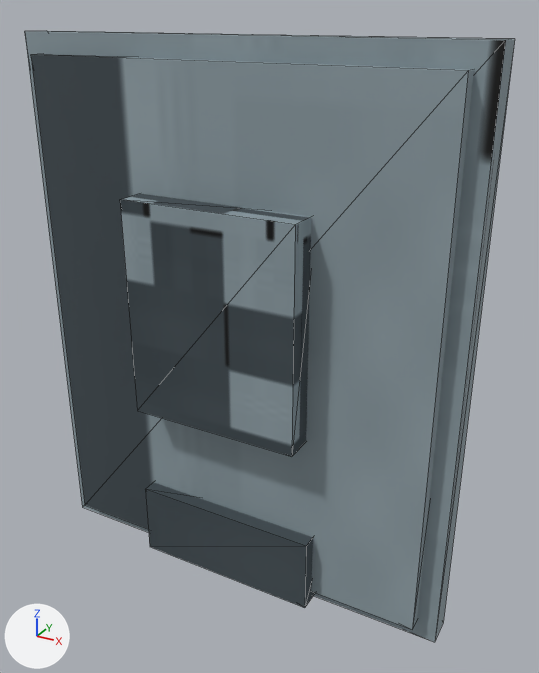
One commit to the glTF model models/items/iron_shield/model.gltf: the scene before it, then after it.
Camera for both pictures: a 50 mm lens placed at (0.357, -0.588, 0.351), pointed at (0.02, 0.025, 0.044). Arrows for +X, +Y and +Z are at lower left; the lights stay in place. The older version comes first. Mesh edges are drawn as thin lines. Vertices at exactly the same position are counted once.

Objects in the first picture: 'iron_shield'.
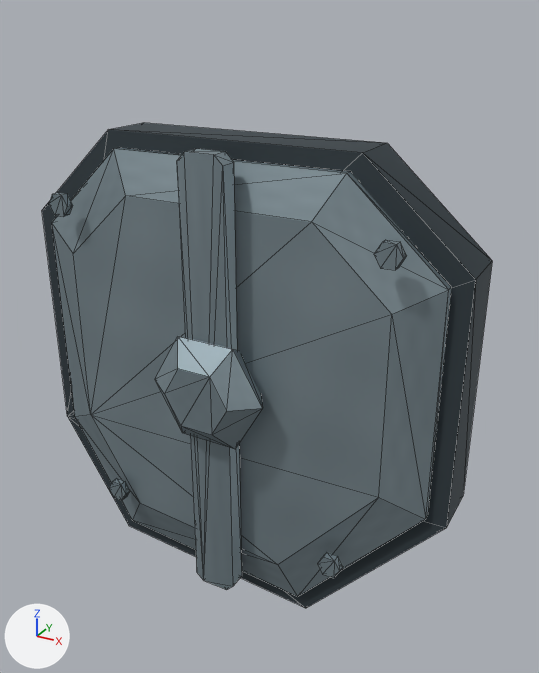
The change, as a list of edits to the scene's bpy script:
```text
Change mat_head:
    mat_head.metallic: 0.05 -> 0.7
    mat_head.roughness: 0.75 -> 0.6
Add mat_dark:
    mat_dark = principled_material('dark')
    mat_dark.texture = img_diffuse_png
    mat_dark.metallic = 0.5
    mat_dark.roughness = 0.7
Change me_iron_shield:
    used by ob_iron_shield; location = (0.0, 0.0, 0.0)
    remove me_iron_shield.from_pydata(...)  # 40 vertices, 60 faces; spans x -0.23..0.23, y -0.06..0.11, z -0.23..0.33
    add me_iron_shield.from_pydata(...)  # 210 vertices, 376 faces; spans x -0.23..0.23, y -0.084..0.084, z -0.245..0.245
    me_iron_shield part 1: a new loose piece, a 6-sided cylinder along y spanning x -0.182..-0.158, y -0.0578..-0.0498, z 0.1646..0.1854, in mat_head (picture img_diffuse_png)
    me_iron_shield part 2: a new loose piece, a 6-sided cylinder along y spanning x 0.158..0.182, y -0.0578..-0.0498, z 0.1646..0.1854, in mat_head (picture img_diffuse_png)
    me_iron_shield part 3: a new loose piece, a 6-sided cylinder along y spanning x -0.142..-0.118, y -0.0578..-0.0498, z -0.1554..-0.1346, in mat_head (picture img_diffuse_png)
    me_iron_shield part 4: a new loose piece, a 6-sided cylinder along y spanning x 0.118..0.142, y -0.0578..-0.0498, z -0.1554..-0.1346, in mat_head (picture img_diffuse_png)
    me_iron_shield part 5: the loose piece of 8 vertices spanning x -0.21..0.21, y -0.03..0.03, z -0.21..0.31 is rebuilt with 16 vertices and now spans x -0.23..0.23, y -0.021..0.034, z -0.245..0.245, in mat_dark (picture img_diffuse_png)
    me_iron_shield part 6: the loose piece of 8 vertices spanning x -0.23..0.23, y -0.015..0.015, z -0.23..0.33 is rebuilt with 32 vertices and now spans x -0.212..0.212, y -0.041..-0.006, z -0.227..0.229, in mat_head (picture img_diffuse_png)
    me_iron_shield part 7: a new loose piece of 18 vertices spanning x -0.061..0.061, y -0.084..-0.039, z -0.038..0.068, in mat_head (picture img_diffuse_png)
    me_iron_shield part 8: a new loose piece of 16 vertices spanning x -0.023..0.023, y -0.062..-0.044, z -0.22..0.24, in mat_head (picture img_diffuse_png)
    me_iron_shield part 9
    24 vertices are removed from x -0.1..0.1, y -0.06..0.11, z -0.22..0.19
    36 faces are deleted
    other edits to the shape of me_iron_shield do not show in these pictures
    remove me_iron_shield.materials.append(mat_edge)  # picture img_diffuse_png
    remove me_iron_shield.materials.append(mat_accent)  # picture img_diffuse_png
    remove me_iron_shield.materials.append(mat_handle)  # picture img_diffuse_png
    add me_iron_shield.materials.append(mat_dark)  # picture img_diffuse_png
```

Location of each change, (x1, y1, x2, y2) in pixels of the pictures (539 x 673 px):
'iron_shield', surface changed, reshaped (8% narrower, 21% shorter): before (25, 31, 515, 642); after (42, 123, 492, 608)
part 1 of me_iron_shield, added: after (49, 193, 73, 217)
part 2 of me_iron_shield, added: after (374, 240, 407, 270)
part 3 of me_iron_shield, added: after (109, 478, 130, 500)
part 4 of me_iron_shield, added: after (317, 552, 343, 578)
part 5 of me_iron_shield, rebuilt (16% shorter): before (31, 54, 474, 629); after (42, 123, 492, 608)
part 6 of me_iron_shield, rebuilt (19% narrower, 26% shorter): before (25, 31, 515, 642); after (52, 148, 451, 597)
part 7 of me_iron_shield, added: after (155, 336, 262, 449)
part 8 of me_iron_shield, added: after (177, 149, 242, 590)
part 9 of me_iron_shield, deleted: before (120, 193, 315, 608)
